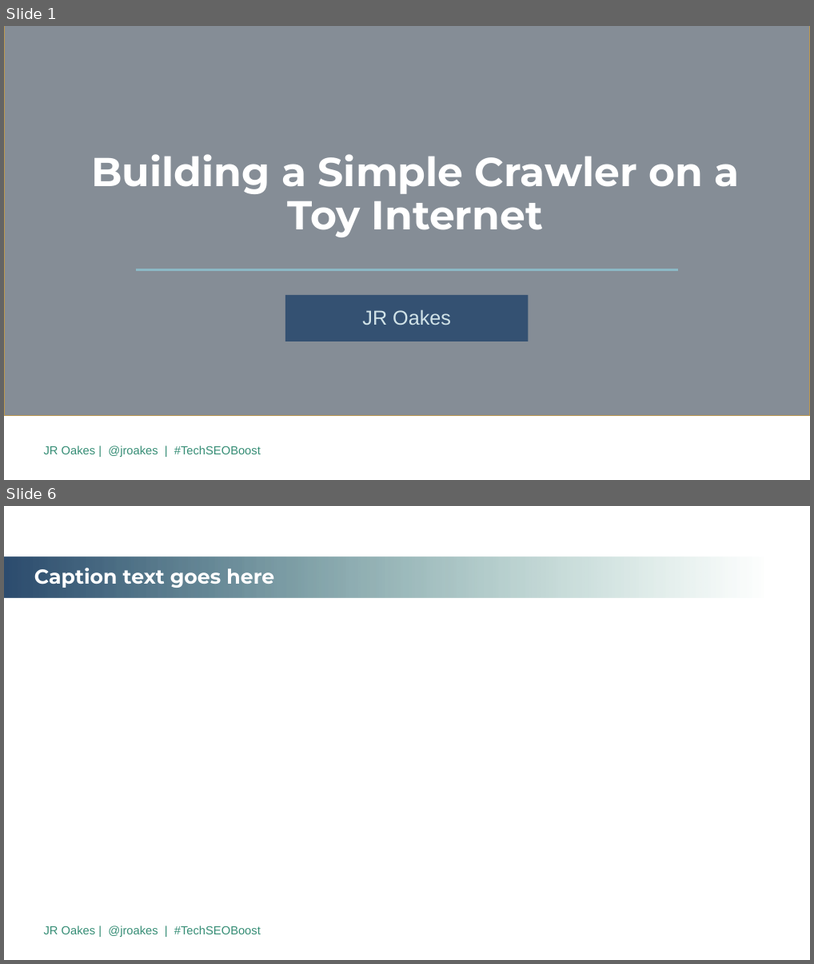
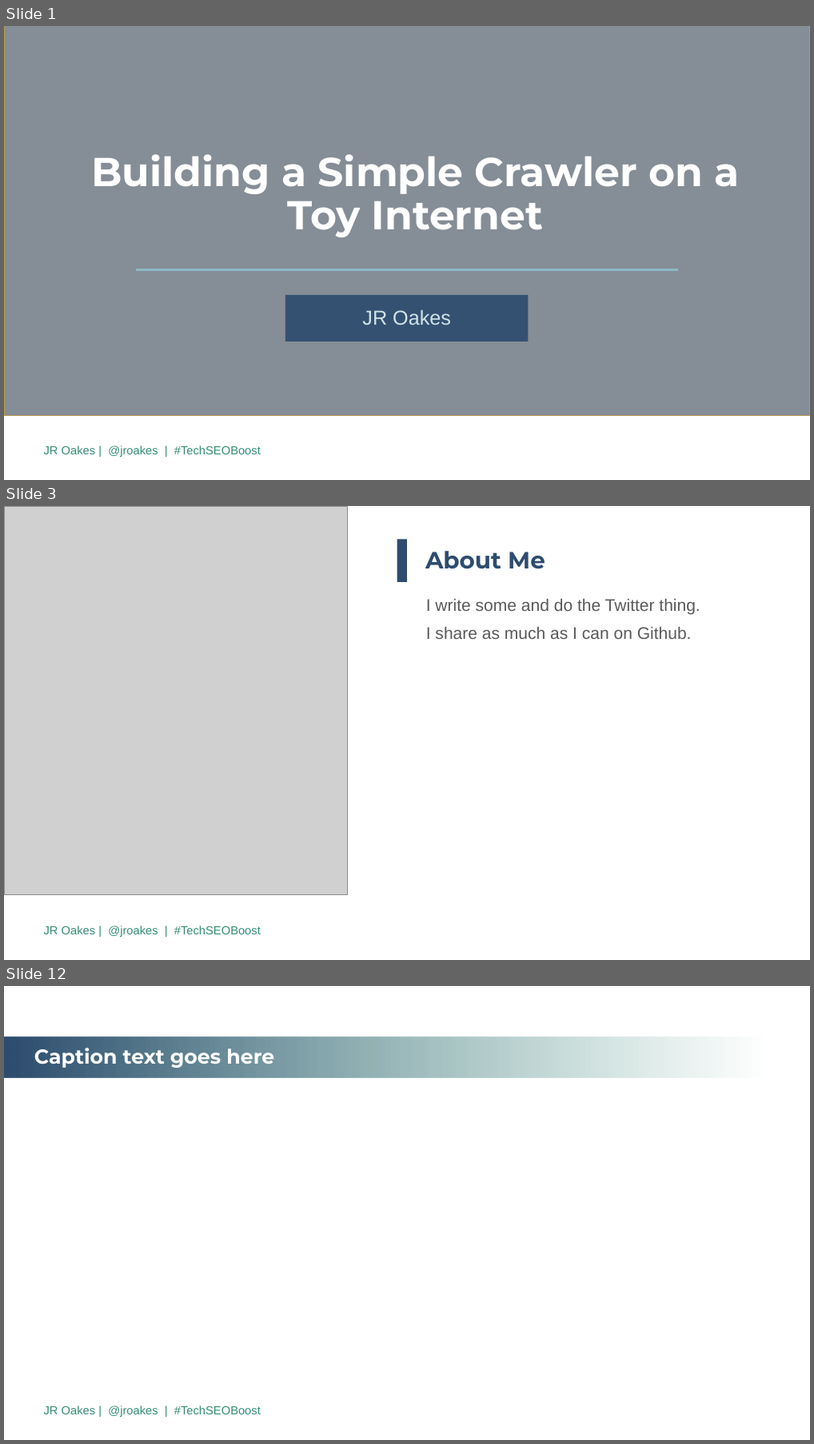
Before and after one commit to jroakes/tech-seo-crawler, a slide deck: etc/2019 TechSEO Boost PPT Template.revJR.pptx. Shown one above the other, each under a label of ours: slides 1 and 6 before the commit, slides 1, 3 and 12 after it; the slides between them are not shown. The pictures are 814x964 and 814x1444 pixels, drawn with LibreOffice and Linux fonts; fonts in the diff are those of the drawing; grey boxes stand for pictures; background and template pictures are left out. Boxes give left, top, right and bottom in pixels: in the first picture for what was removed or moved away, otherwise in the second. Text is boxed around its words. In the diff, an @@ line names an element or a change of style, - is before the commit and + after.

```diff
--- a/etc/2019 TechSEO Boost PPT Template.revJR.pptx
+++ b/etc/2019 TechSEO Boost PPT Template.revJR.pptx
@@ slide 3 added at (4, 506, 810, 960), background #FFFFFF; not listed: 1 template element that a slide beside it also shows @@
@@ picture added at (4, 506, 348, 895) @@
@@ rectangle added at (398, 540, 407, 582), fill #2D4C6F @@
@@ title added at (426, 551, 546, 569), 28 pt, text #2D4C6F, bold @@
+About Me
@@ text added at (426, 599, 700, 639), 20 pt, text #595959 @@
+I write some and do the Twitter thing.
+I share as much as I can on Github.
@@ what was slide 6 is now slide 12 @@
```
Also in this commit, not shown: 9 other slides added, 6 slides removed, 6 other files.
